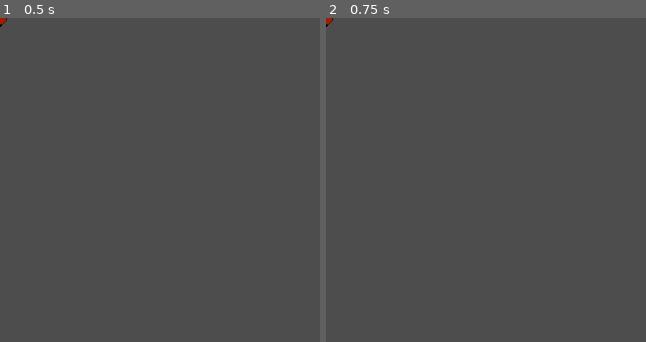
Above: before the commit, frames 1-2 (left to right).
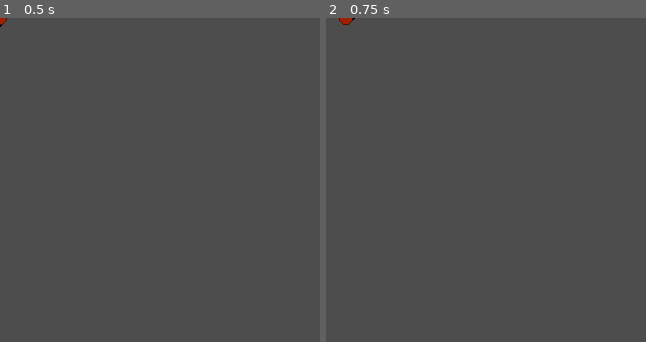
Above: after the commit, the same moments.

Repository: Romainalex/Profusion-of-Chaos
Game: Godot game, scene res://Scene/Actor/Character/L'homme_d'affaire/LHommeDAffaire.tscn
Two runs of this game, one before a commit and one after it. Both use one fixed random seed, a clock stepped at 60 frames per second and the inputs below. The project has no main scene, so this scene is started directly.
Inputs (mouse positions are % of the whole screen's width and height, from its top left):
- Up to frame 1 (0.5 s): no input
- Up to frame 2 (0.75 s): tap Enter at 0.5 s; move the mouse to (72, 45) at 0.52 s; hold D (Right_action) from 0.53 s (still down); click (72, 45) at 0.6 s
The pictures show only the part of the screen within x 0-50%, y 0-50%; the shares and areas given below are measured in that part.

Frame 1 is identical in both runs. In frame 2, 0.1% of the frame differs, in the area x 0-10%, y 0-3%.
Error before the commit: Parse Error: Function "_on_state_changed()" not found in base Actor. (res://Scene/Actor/Character/Character.gd:90)

Commit message:
Petite mise à jour de certaines fonctions + ajout de de quelques class dans l'UML

Diff:
--- a/Scene/Actor/Character/Character.gd
+++ b/Scene/Actor/Character/Character.gd
@@ -87,7 +87,7 @@
 	if state_machine.get_previous_state_name() in attack_array:
 		_update_state()
 
-	super._on_state_changed(state_machine.get_state())
+	super._on_StateMachine_state_changed(state_machine.get_state())
 
 func _on_pv_changed(new_pv: int) -> void:
 	super._on_pv_changed(new_pv)
@@ -98,4 +98,4 @@
 	if "Esquive".is_subsequence_of(animated_sprite.get_animation()):
 		state_machine.set_state("Idle")
 	else:
-		super._on_Sprite_animation_finished()
+		super._on_AnimatedSprite_animation_finished()
--- a/Scene/Actor/Character/Character.tscn
+++ b/Scene/Actor/Character/Character.tscn
@@ -23,9 +23,6 @@
 [node name="Esquive" type="Node" parent="StateMachine" index="8"]
 script = ExtResource("3_kshho")
 
-[node name="State" type="Node" parent="StateMachine" index="9"]
-script = ExtResource("3_kshho")
-
 [node name="AttackBehaviour" parent="." index="4" instance=ExtResource("4_rjdpt")]
 
 [editable path="AttackBehaviour"]
--- a/StateMachine/StateMachine.gd
+++ b/StateMachine/StateMachine.gd
@@ -70,7 +70,6 @@
 
 func set_to_default_state() -> void:
 	set_state(get_child(0))
-	print(get_state_name())
 
 func _on_state_changed(_state: Node) -> void:
 	emit_signal("state_changed_recursive", current_state)
Not shown, changed: Profusion_of_chaos.mdj
